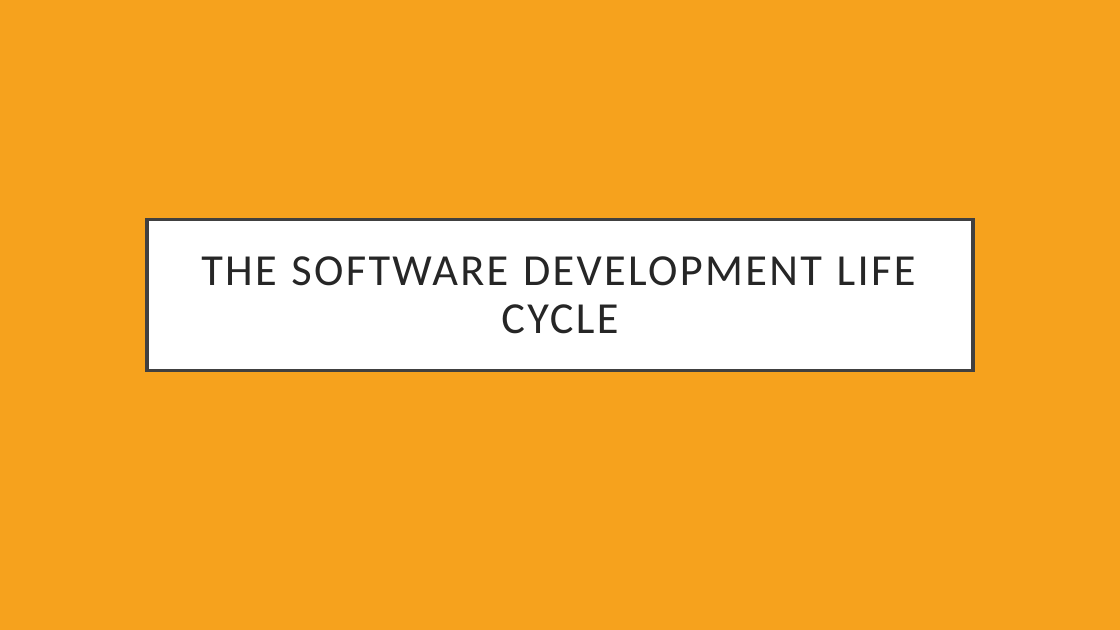
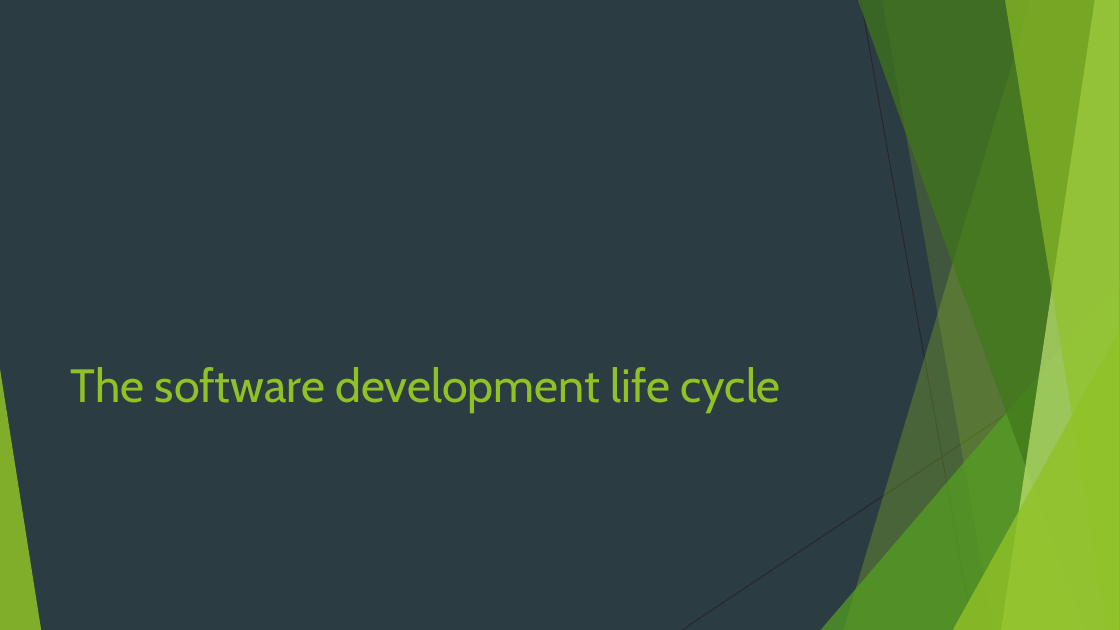
Before and after one commit to hexa-decim8/ISBPM, a slide deck: slide 18 of Class_Materials/Week_1/Day_3/ISBPM w1d3.pptx (slide 16 before the commit). Drawn at 1120x630 pixels with LibreOffice and Linux fonts; fonts in the diff are those of the drawing. Boxes give left, top, right and bottom in pixels: in the first picture for what was removed or moved away, otherwise in the second. Text is boxed around its words. In the diff, an @@ line names an element or a change of style, - is before the commit and + after.

```diff
--- a/Class_Materials/Week_1/Day_3/ISBPM w1d3.pptx
+++ b/Class_Materials/Week_1/Day_3/ISBPM w1d3.pptx
@@ background #F6A21D to #2C3C43 @@
@@ title "The software development life cycle": place and size @@
-title "The software development life cycle" at <box>147,219,973,371</box>
+title "The software development life cycle" at <box>71,367,781,413</box>
@@ title "The software development life cycle" at <box>71,367,781,413</box>: vertical alignment middle to bottom; fill #FFFFFF to none; outline #404040 3 pt to none @@
@@ group added at <box>0,0,1120,630</box>: 5 freeform shapes, 3 triangles, 2 lines @@
@@ title at <box>71,367,781,413</box>: text changed; size 38 to 40 pt; font Calibri to Cabin; text colour #262626 to #90C226 @@
-THE SOFTWARE DEVELOPMENT LIFE CYCLE
+The software development life cycle
```
Also in this commit, not shown: 16 other slides changed, 3 slides added, 1 slide removed, 1 other file.
